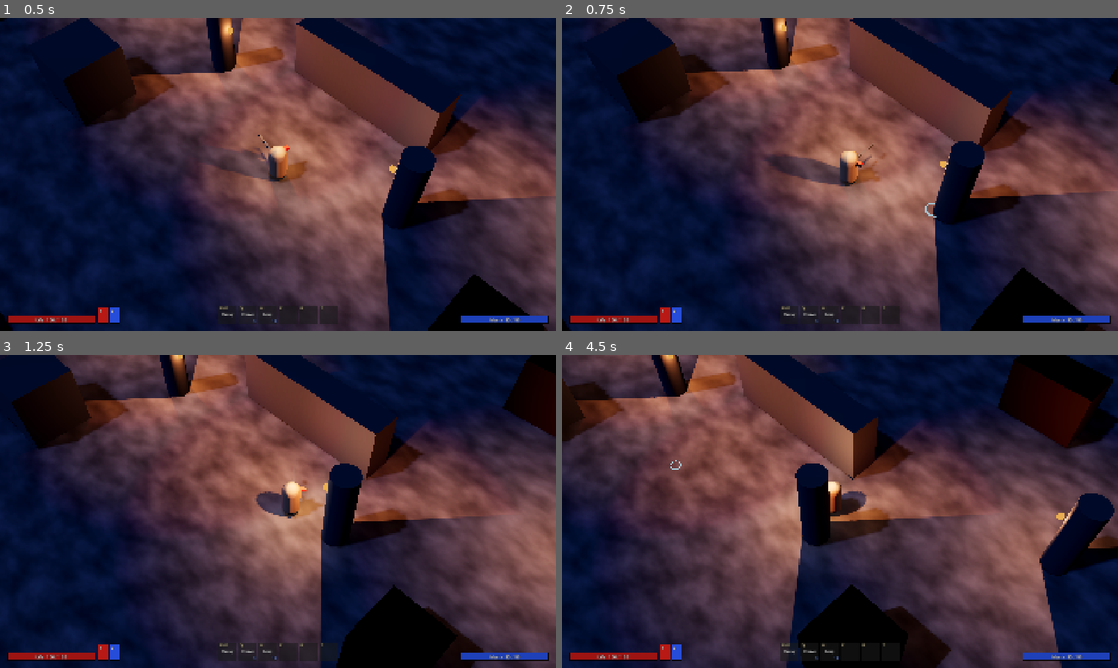
Above: before the commit, frames 1-4 (two rows, left to right).
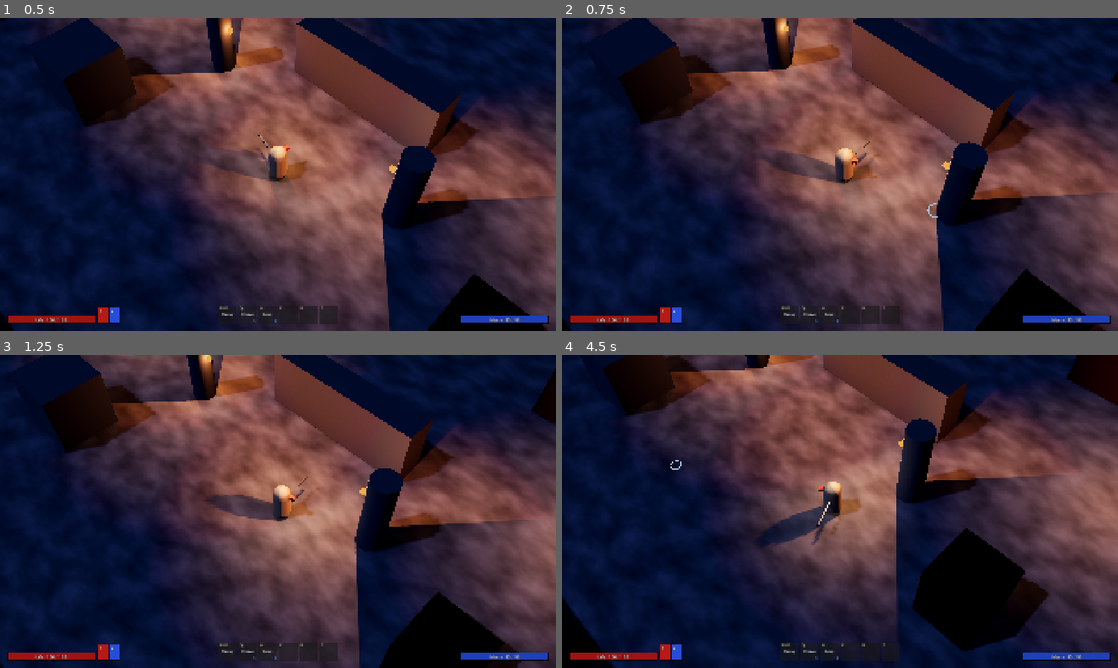
Above: after the commit, the same moments.

Repository: Werdna1976/PathOfWerdna
Game: Godot game, scene res://scenes/levels/test_arena.tscn
Same seed, same stepped clock (60 frames per second), same inputs: the game is played once before the commit and once after it.
Inputs (mouse positions are in pixels of both pictures, inside the frame that each line leads up to):
- Up to frame 1 (0.5 s): no input
- Up to frame 2 (0.75 s): tap Enter at 0.5 s; move the mouse to (962, 158) at 0.52 s; press the mouse at (962, 158) at 0.53 s; right-click (962, 158) at 0.6 s
- Up to frame 3 (1.25 s): no input
- Up to frame 4 (4.5 s): move the mouse to (728, 527) at 1.27 s; release the mouse at (728, 527) at 1.28 s; click (728, 527) at 1.35 s; right-click (728, 527) at 1.55 s; move the mouse to (895, 442) at 2.02 s; press the mouse at (895, 442) at 2.03 s; right-click (895, 442) at 2.1 s; move the mouse to (812, 574) at 2.77 s; release the mouse at (812, 574) at 2.78 s; tap C (character) at 2.85 s; click (812, 574) at 2.92 s; right-click (812, 574) at 3.05 s; move the mouse to (1006, 558) at 3.52 s; press the mouse at (1006, 558) at 3.53 s; move the mouse to (673, 464) at 4.27 s; release the mouse at (673, 464) at 4.28 s; tap P (passives) at 4.35 s; click (673, 464) at 4.42 s

Frame 1 is identical in both runs. In frame 2, 2.7% of the frame differs, in the area x 0-100%, y 0-100%; in frame 3, 36%; in frame 4, 84%.

Commit message:
Allow skills while moving: melee swings slow movement, Leap Slam works mid-walk
Co-Authored-By: Claude Opus 5.5 <noreply@anthropic.com>

Diff:
--- a/scenes/player/player.tscn
+++ b/scenes/player/player.tscn
@@ -123,12 +123,13 @@
 movement = NodePath("../NavMovement")
 marker_scene = ExtResource("3_marker")
 
-[node name="PlayerCombat" type="Node" parent="." node_paths=PackedStringArray("movement", "melee", "health", "skill_bar")]
+[node name="PlayerCombat" type="Node" parent="." node_paths=PackedStringArray("movement", "melee", "health", "skill_bar", "click_move")]
 script = ExtResource("6_combat")
 movement = NodePath("../NavMovement")
 melee = NodePath("../Melee")
 health = NodePath("../Health")
 skill_bar = NodePath("../SkillBar")
+click_move = NodePath("../ClickMoveInput")
 
 [node name="PlayerRespawn" type="Node" parent="." node_paths=PackedStringArray("health", "movement", "melee", "combat", "mana", "potions", "visual")]
 script = ExtResource("7_respawn")
--- a/scripts/components/click_move_input.gd
+++ b/scripts/components/click_move_input.gd
@@ -12,6 +12,10 @@
 
 ## True only while a press that reached the world (not the HUD) is held.
 var _holding: bool = false
+
+
+func is_holding() -> bool:
+	return _holding
 
 
 func _unhandled_input(event: InputEvent) -> void:
--- a/scripts/components/melee_attack.gd
+++ b/scripts/components/melee_attack.gd
@@ -43,6 +43,11 @@
 
 func is_busy() -> bool:
 	return _phase != Phase.IDLE
+
+
+## The gem being used, or null for a plain (enemy) swing.
+func current_skill() -> SkillGem:
+	return _skill if is_busy() else null
 
 
 func current_windup() -> float:
--- a/scripts/components/nav_movement.gd
+++ b/scripts/components/nav_movement.gd
@@ -11,9 +11,13 @@
 @export var turn_sharpness: float = 14.0
 @export var gravity: float = 20.0
 
-## While locked (e.g. mid-swing) the body holds still but keeps its target,
-## so a move ordered during an attack starts as soon as the attack ends.
+## While locked (e.g. mid-leap) the body holds still but keeps its target,
+## so a move ordered during an action starts as soon as it ends.
 var locked: bool = false
+## Multiplies move speed; attacks slow the player instead of stopping them.
+var speed_scale: float = 1.0
+## Keep the current facing while moving (so a swing stays aimed).
+var hold_facing: bool = false
 
 var _moving: bool = false
 
@@ -54,9 +58,10 @@
 	if distance < 0.001:
 		return Vector3.ZERO
 	var direction: Vector3 = to_next / distance
-	_face(direction, delta)
+	if not hold_facing:
+		_face(direction, delta)
 	# Don't overshoot the waypoint on the last step.
-	var speed: float = minf(move_speed, distance / delta)
+	var speed: float = minf(move_speed * speed_scale, distance / delta)
 	return direction * speed
 
 
--- a/scripts/components/player_combat.gd
+++ b/scripts/components/player_combat.gd
@@ -4,12 +4,18 @@
 ## - Melee skills: aimed at an enemy, walk into range and hit it; aimed at the
 ##   ground, swing in place toward the cursor.
 ## - Leap skills: jump toward the cursor, up to the skill's range.
-## Holding a slot's key keeps using it. Moving cancels the pending order.
+## Holding a slot's key keeps using it. Skills work while walking: melee
+## swings slow movement (see attack_move_scale) instead of stopping it, and
+## while left click is held they hit in place instead of walking to the target.
+## A new move click cancels a pending order.
 
 @export var movement: NavMovement
 @export var melee: MeleeAttack
 @export var health: Health
 @export var skill_bar: SkillBar
+@export var click_move: ClickMoveInput
+## Movement speed multiplier while swinging a melee skill.
+@export_range(0.0, 1.0) var attack_move_scale: float = 0.35
 @export_flags_3d_physics var enemy_mask: int = 4
 @export_flags_3d_physics var ground_mask: int = 1
 
@@ -24,8 +30,9 @@
 
 
 func _ready() -> void:
-	melee.swing_started.connect(func() -> void: movement.locked = true)
-	melee.swing_finished.connect(func() -> void: movement.locked = false)
+	melee.swing_started.connect(_on_swing_started)
+	melee.swing_finished.connect(_on_swing_finished)
+	click_move.move_ordered.connect(clear)
 
 
 ## Orders the skill in `slot` against an enemy (also used by tests).
@@ -74,9 +81,6 @@
 func _physics_process(_delta: float) -> void:
 	if health.is_dead():
 		return
-	if Input.is_action_pressed("move"):
-		clear()
-		return
 	if melee.is_busy():
 		return
 	var held: int = _held_slot()
@@ -94,11 +98,13 @@
 	var holding: bool = held == _slot
 	if gem.is_leap():
 		_leap(gem)
-	elif _target != null:
+	elif _target != null and not click_move.is_holding():
 		_pursue(gem, holding)
-	elif _point.is_finite():
-		movement.stop()
-		_use(gem, _point - _body.global_position)
+	else:
+		# Strike in place toward the target or point; any walking continues, slowed.
+		var aim: Vector3 = _target.global_position if _target != null else _point
+		if aim.is_finite():
+			_use(gem, aim - _body.global_position)
 		clear()
 
 
@@ -126,9 +132,26 @@
 	var map: RID = _body.get_world_3d().navigation_map
 	var landing: Vector3 = NavigationServer3D.map_get_closest_point(map, _body.global_position + offset)
 	landing.y = _body.global_position.y
-	movement.stop()
+	# Holding left click keeps walking after landing; otherwise stand at the landing spot.
+	if not click_move.is_holding():
+		movement.stop()
 	_use(gem, offset, landing)
 	clear()
+
+
+func _on_swing_started() -> void:
+	var skill: SkillGem = melee.current_skill()
+	if skill != null and skill.is_leap():
+		movement.locked = true  # the leap itself moves the body
+	else:
+		movement.speed_scale = attack_move_scale
+		movement.hold_facing = true
+
+
+func _on_swing_finished() -> void:
+	movement.locked = false
+	movement.speed_scale = 1.0
+	movement.hold_facing = false
 
 
 ## Starts the skill if it's off cooldown and affordable. Returns whether it started.
--- a/tests/test_skills.gd
+++ b/tests/test_skills.gd
@@ -48,6 +48,8 @@
 	await _test_not_enough_mana()
 	await _test_mana_regen()
 	await _test_potions()
+	await _test_attack_while_walking()
+	await _test_leap_while_walking()
 
 	_arena.queue_free()
 	await process_frame
@@ -191,6 +193,43 @@
 	await _frames(300)
 
 
+func _test_attack_while_walking() -> void:
+	await _reset_player()
+	var movement: NavMovement = _player.get_node("NavMovement") as NavMovement
+	var destination: Vector3 = OPEN_SPOT + Vector3(-8.0, 0, 0)
+	movement.set_target(destination)
+	await _frames(20)
+	# Swing to the side while walking west.
+	var before: Vector3 = _player.global_position
+	_combat.order_point(SLOT_HEAVY, _player.global_position + Vector3(0, 0, -3))
+	await _frames(2)
+	_check("a strike can start while walking", _melee.is_busy())
+	await _frames(10)
+	var swing_speed: float = _flat(_player.global_position - before) / (12.0 / 60.0)
+	var facing: Vector3 = -_player.global_basis.z
+	print("  info: speed during swing %.2f u/s (walk speed %.1f)" % [swing_speed, movement.move_speed])
+	_check("walking continues during the swing, slowed", swing_speed > 0.5 and swing_speed < movement.move_speed * 0.6)
+	_check("the swing keeps facing its target while walking", facing.dot(Vector3.FORWARD) > 0.9)
+	for i: int in 240:
+		await physics_frame
+		if not movement.is_moving():
+			break
+	_check("walking resumes and reaches the destination", _flat(_player.global_position - destination) < 0.5)
+
+
+func _test_leap_while_walking() -> void:
+	await _reset_player()
+	var movement: NavMovement = _player.get_node("NavMovement") as NavMovement
+	movement.set_target(OPEN_SPOT + Vector3(-8.0, 0, 0))
+	await _frames(20)
+	var before: Vector3 = _player.global_position
+	_combat.order_point(SLOT_LEAP, before + Vector3(6.0, 0, 0))
+	await _frames(40)
+	var moved: float = _player.global_position.x - before.x
+	print("  info: leap while walking moved %.2f units east" % moved)
+	_check("Leap Slam works while walking, even against the walking direction", moved > 5.0)
+
+
 func _reset_player() -> void:
 	_combat.clear()
 	_melee.cancel()
Not shown, changed: README.md
